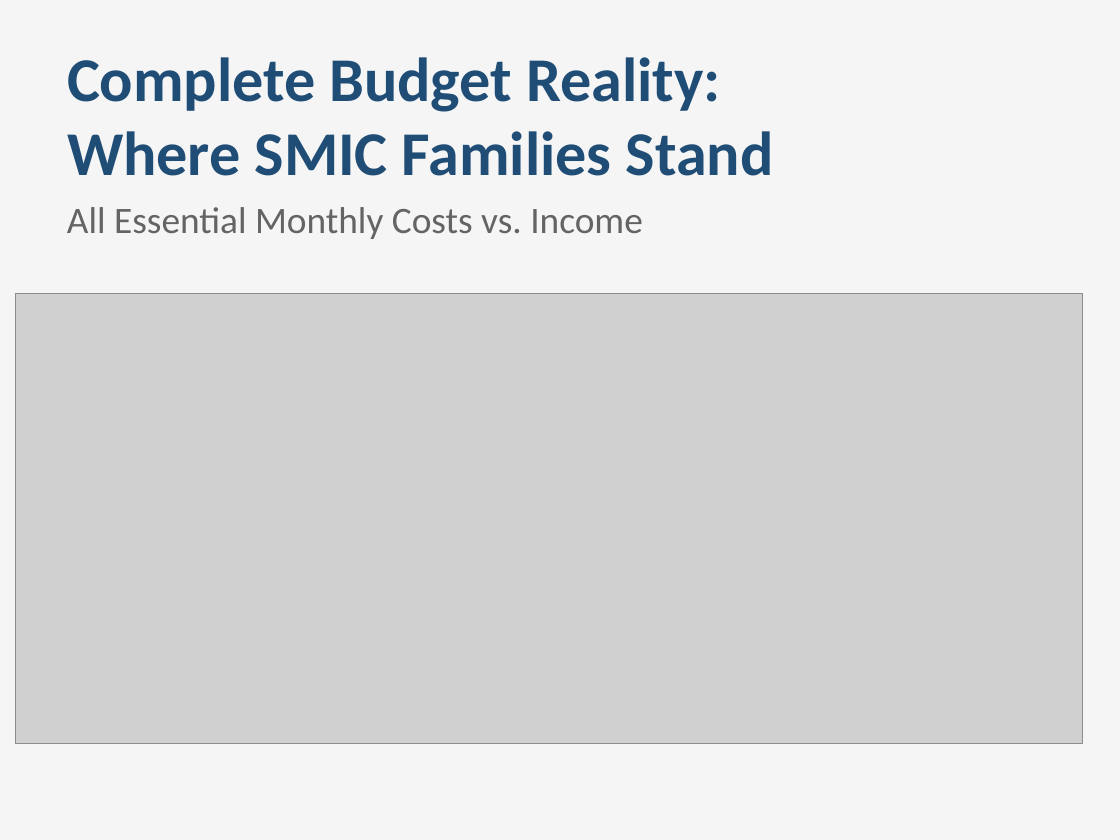
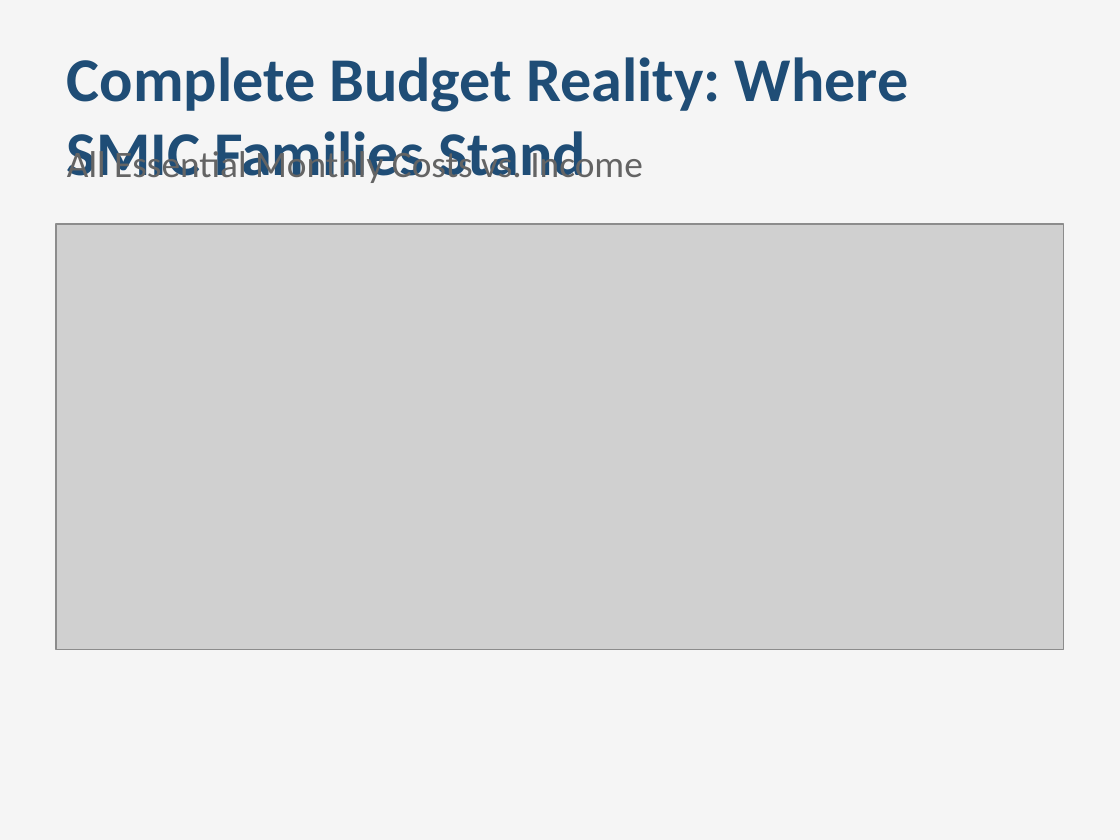
Before and after one commit to horaciofonseca-dev/snipping-prices-tool, a slide deck: slide 25 of CAPSTONE_DELIVERABLES/Snipper_Tool_Reality_vs_Official_Paris_UPDATED.pptx. Drawn at 1120x840 pixels with LibreOffice and Linux fonts; fonts in the diff are those of the drawing; grey boxes stand for pictures. Boxes give left, top, right and bottom in pixels: in the first picture for what was removed or moved away, otherwise in the second. Text is boxed around its words. In the diff, an @@ line names an element or a change of style, - is before the commit and + after.

```diff
--- a/CAPSTONE_DELIVERABLES/Snipper_Tool_Reality_vs_Official_Paris_UPDATED.pptx
+++ b/CAPSTONE_DELIVERABLES/Snipper_Tool_Reality_vs_Official_Paris_UPDATED.pptx
@@ text at (67, 57, 909, 183): text changed @@
-Complete Budget Reality:
-Where SMIC Families Stand
+Complete Budget Reality: Where SMIC Families Stand
@@ text "All Essential Monthly Costs vs. ..." rewrapped from (67, 207, 643, 239) to (67, 146, 643, 187) @@
@@ picture: place and size @@
-picture at (16, 293, 1083, 744)
+picture at (56, 224, 1064, 650)
```
Also in this commit, not shown: 16 other slides changed, 4 slides added, 8 other files.
